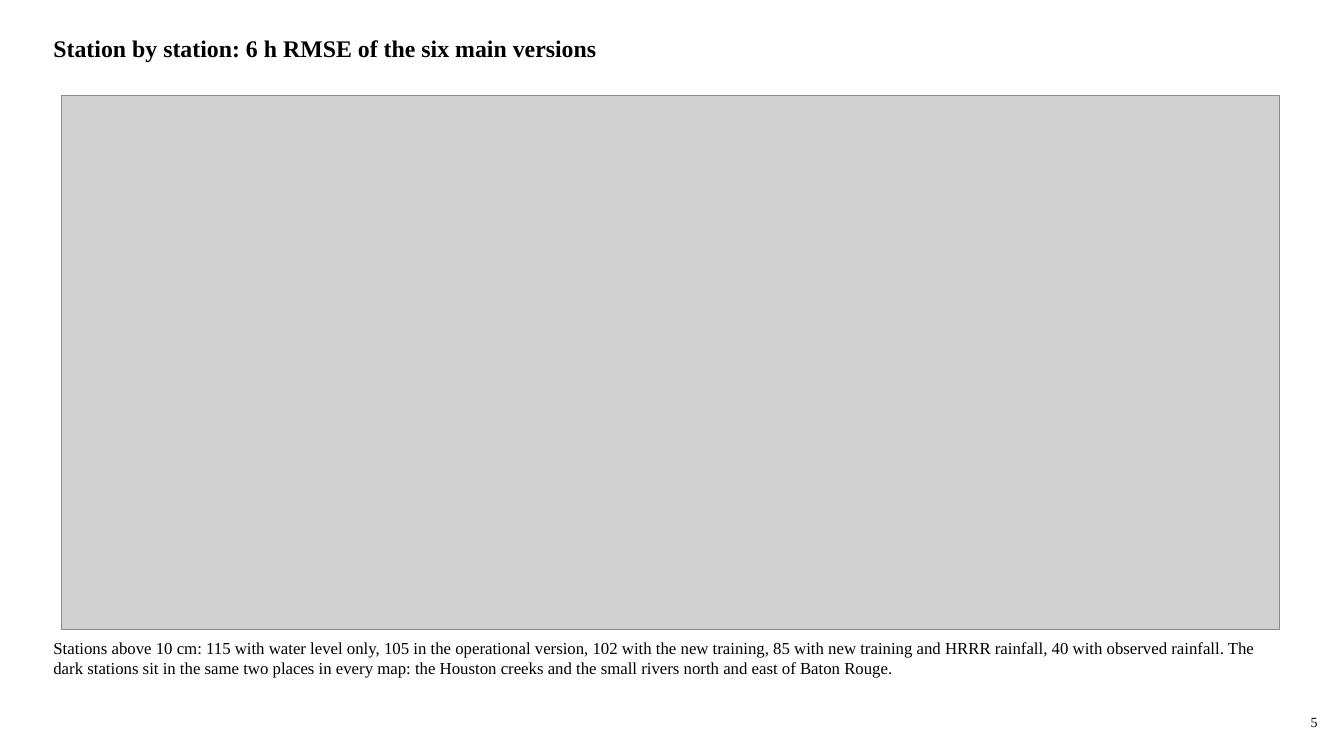
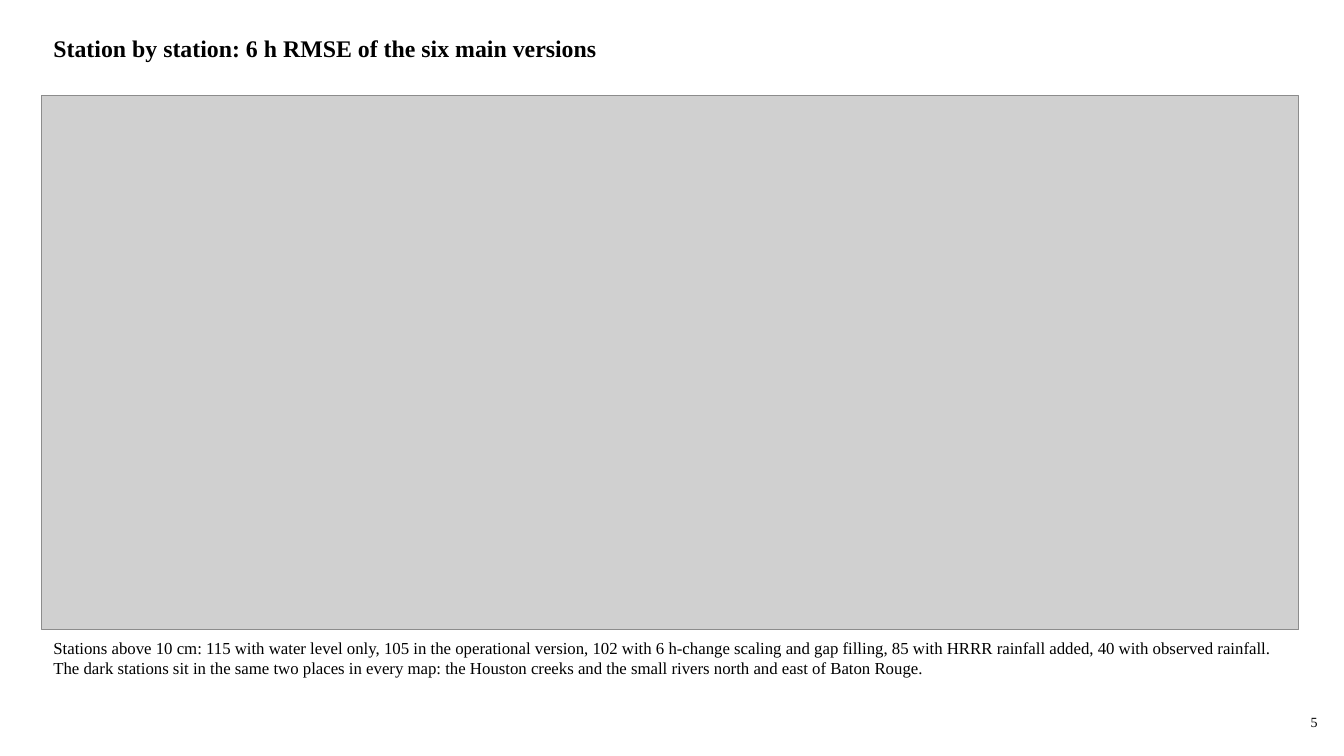
Before and after one commit to LaurenW1997/subdomainLSTM, a slide deck: slide 5 of deliverables/17_versions/version_comparison.pptx. Drawn at 1344x756 pixels with LibreOffice and Linux fonts; fonts in the diff are those of the drawing; grey boxes stand for pictures. Boxes give left, top, right and bottom in pixels: in the first picture for what was removed or moved away, otherwise in the second. Text is boxed around its words. In the diff, an @@ line names an element or a change of style, - is before the commit and + after.

```diff
--- a/deliverables/17_versions/version_comparison.pptx
+++ b/deliverables/17_versions/version_comparison.pptx
@@ picture: place and size @@
-picture at (62,96,1280,630)
+picture at (41,96,1299,630)
@@ text at (53,642,1270,678): text changed @@
-Stations above 10 cm: 115 with water level only, 105 in the operational version, 102 with the new training, 85 with new training and HRRR rainfall, 40 with observed rainfall. The dark stations sit in the same two places in every map: the Houston creeks and the small rivers north and east of Baton Rouge.
+Stations above 10 cm: 115 with water level only, 105 in the operational version, 102 with 6 h-change scaling and gap filling, 85 with HRRR rainfall added, 40 with observed rainfall. The dark stations sit in the same two places in every map: the Houston creeks and the small rivers north and east of Baton Rouge.
```
Also in this commit, not shown: 25 other slides changed, 30 other files.
